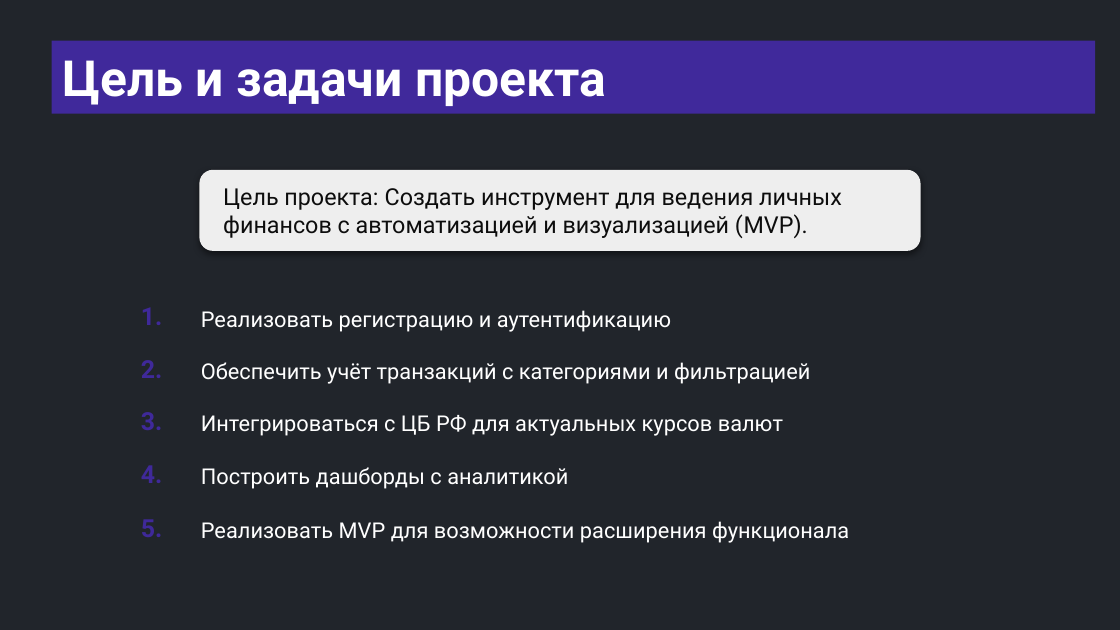
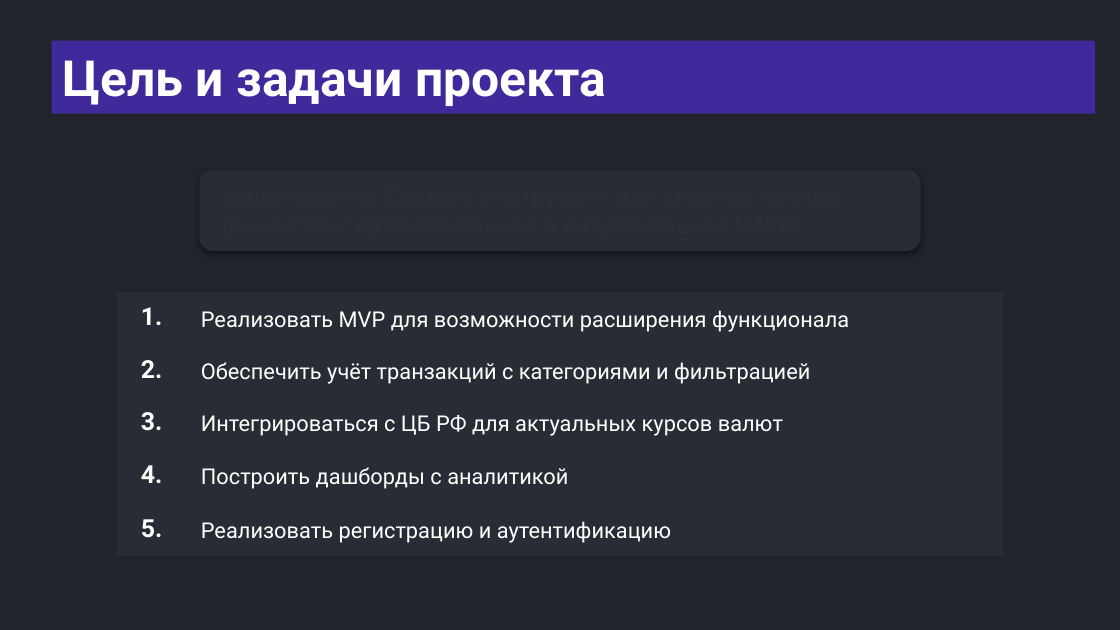
Before and after one commit to semusv/Bank_analyzer, a slide deck: slide 4 of bank_analyzer.pptx. Drawn at 1120x630 pixels with LibreOffice and Linux fonts; fonts in the diff are those of the drawing. Boxes give left, top, right and bottom in pixels: in the first picture for what was removed or moved away, otherwise in the second. Text is boxed around its words. In the diff, an @@ line names an element or a change of style, - is before the commit and + after.

```diff
--- a/bank_analyzer.pptx
+++ b/bank_analyzer.pptx
@@ rounded rectangle at [199, 170, 921, 251]: fill #EEEEEE to #282C34 @@
@@ text in rounded rectangle at [223, 188, 842, 238]: text removed @@
-Цель проекта: Создать инструмент для ведения личных финансов с автоматизацией и визуализацией (MVP).
@@ table at [116, 292, 1004, 556] @@
-row 1, column 2: Реализовать регистрацию и аутентификацию
+row 1, column 2: Реализовать MVP для возможности расширения функционала
-row 5, column 2: Реализовать MVP для возможности расширения функционала
+row 5, column 2: Реализовать регистрацию и аутентификацию
@@ fill none to #282C34 in 10 cells @@
@@ text colour #3F299A to #FFFFFF in "1.", "2.", "3.", "4." and 1 more places @@
```
Also in this commit, not shown: 29 other slides changed, 5 slides added, 9 other files.
